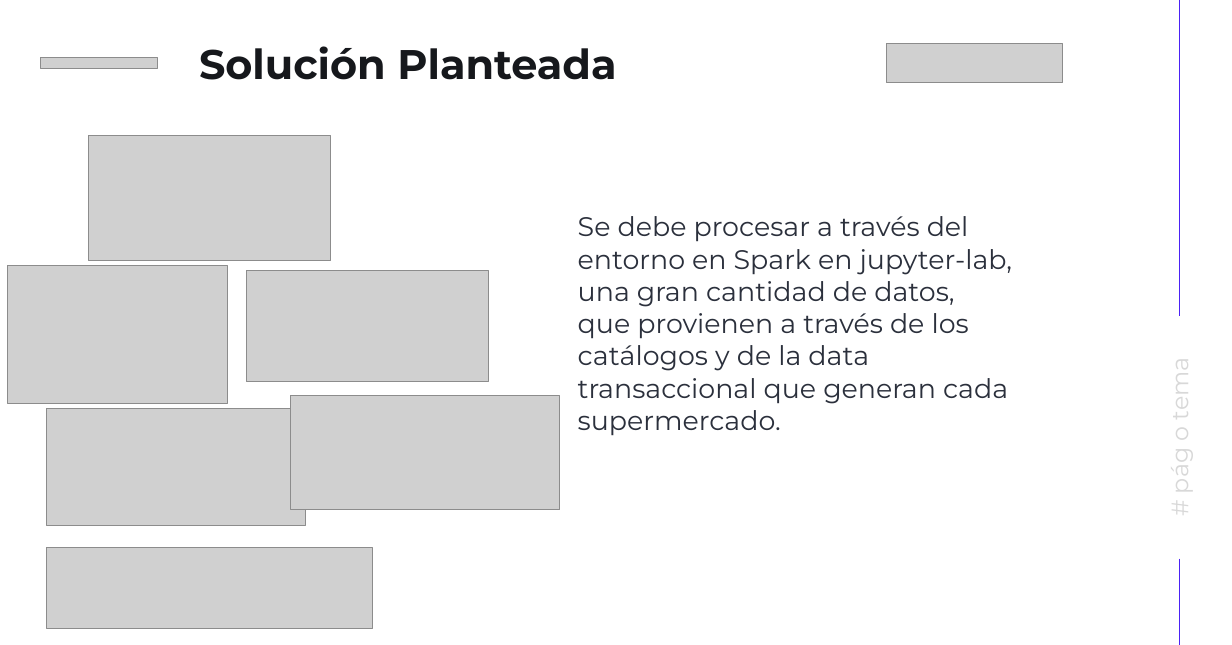
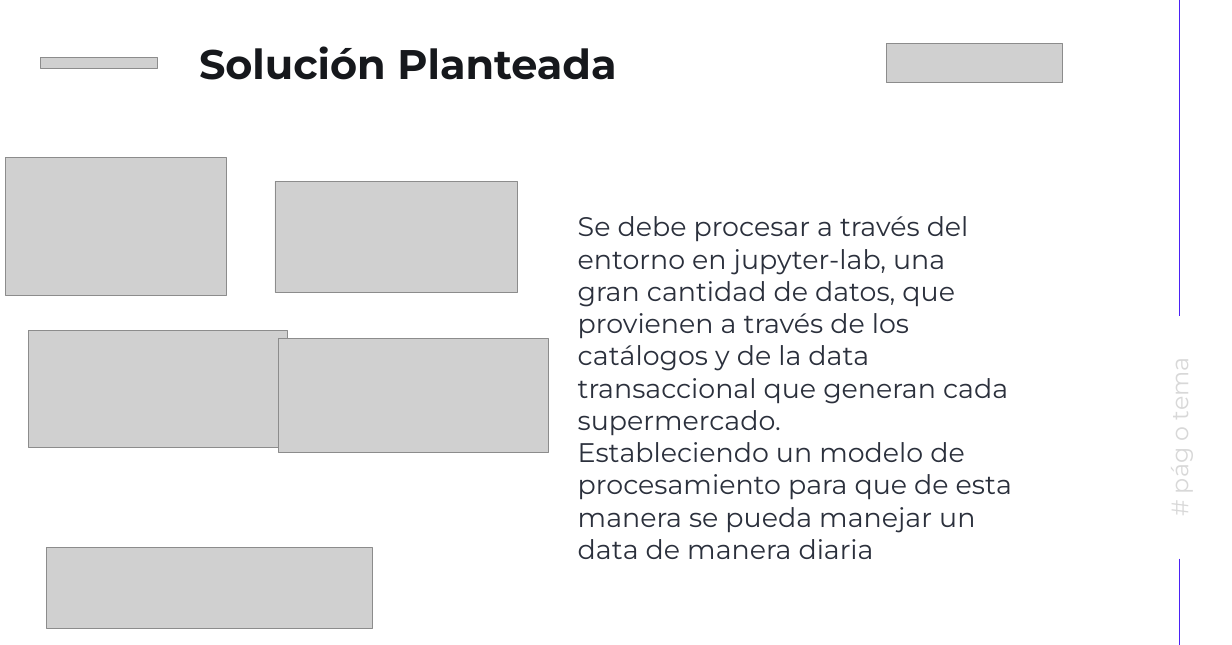
Before and after one commit to JesusRodriguez24/Demo_Final, a slide deck: slide 9 of presentacion/demo_day.pptx (slide 8 before the commit). Drawn at 1232x645 pixels with LibreOffice and Linux fonts; fonts in the diff are those of the drawing; grey boxes stand for pictures. Boxes give left, top, right and bottom in pixels: in the first picture for what was removed or moved away, otherwise in the second. Text is boxed around its words. In the diff, an @@ line names an element or a change of style, - is before the commit and + after.

Commit message:
cambios para la presentacion

```diff
--- a/presentacion/demo_day.pptx
+++ b/presentacion/demo_day.pptx
@@ picture removed at [89,136,331,261] @@
@@ picture: place and size @@
-picture at [7,266,228,403]
+picture at [6,158,226,295]
@@ picture: place and size @@
-picture at [247,271,489,382]
+picture at [275,182,517,293]
@@ text at [578,216,1012,559]: text changed @@
-Se debe procesar a través del entorno en Spark en jupyter-lab, una gran cantidad de datos, que provienen a través de los catálogos y de la data transaccional que generan cada supermercado.
+Se debe procesar a través del entorno en jupyter-lab, una gran cantidad de datos, que provienen a través de los catálogos y de la data transaccional que generan cada supermercado.
+Estableciendo un modelo de procesamiento para que de esta manera se pueda manejar un data de manera diaria
@@ picture: place and size @@
-picture at [47,408,305,525]
+picture at [29,331,288,448]
@@ picture: place and size @@
-picture at [290,396,560,510]
+picture at [279,339,548,453]
```
Also in this commit, not shown: 2 other slides changed, 2 slides added, 1 slide removed, 3 other files.
